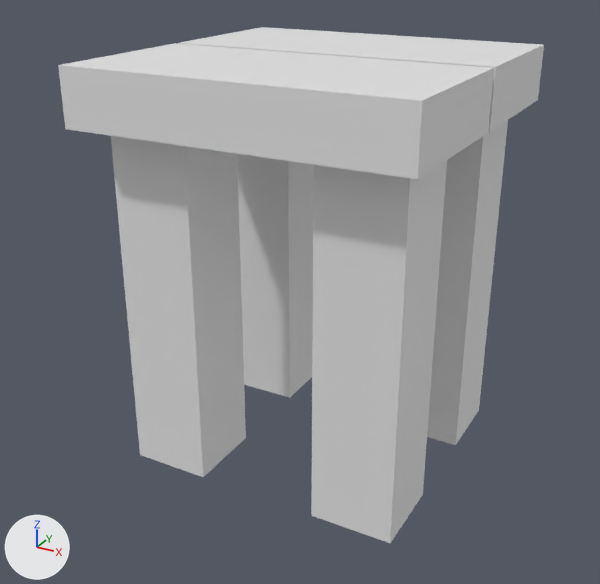
What one commit did to the glTF model art/roblox/kit/M066/meshes/CanvasShelterStool.glb.
Camera for both pictures: a 50 mm camera at (1.33, -2.57, 1.14) aimed at (-0.04, -0.07, -0.11). Arrows for +X, +Y and +Z are at lower left; the lights stay in place. The first picture is the older version. Vertices at exactly the same position are counted once.

In view in the first picture: 'CanvasShelterStool'.
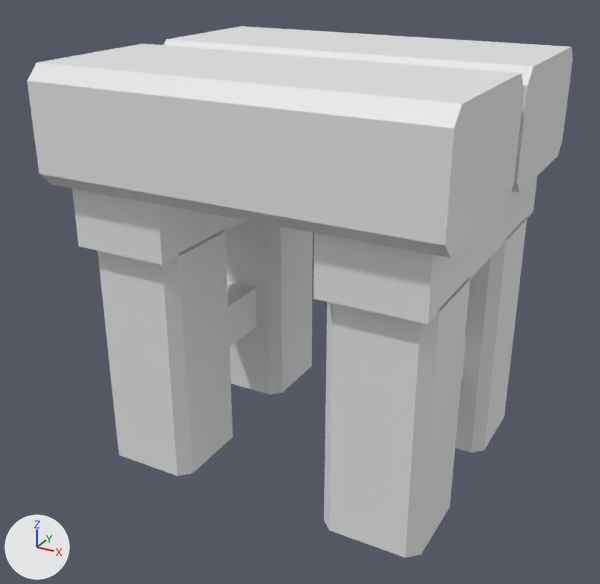
What changed in the scene script:
```text
Change me_canvasshelterstool:
    used by ob_canvasshelterstool; location = (0.0, 0.0, 0.0)
    remove me_canvasshelterstool.from_pydata(...)  # 48 vertices, 72 faces; spans x -0.6..0.6, y -0.61..0.61, z -0.75..0.75
    add me_canvasshelterstool.from_pydata(...)  # 128 vertices, 216 faces; spans x -0.7..0.7, y -0.65..0.65, z -0.75..0.75
    me_canvasshelterstool part 1: a new loose piece, a box spanning x -0.64..-0.28, y -0.57..0.57, z 0.13..0.35
    me_canvasshelterstool part 2: a new loose piece, a box spanning x -0.54..-0.38, y -0.17..0.17, z -0.43..-0.25
    me_canvasshelterstool part 3: a new loose piece, a box spanning x 0.28..0.64, y -0.57..0.57, z 0.13..0.35
    me_canvasshelterstool part 4: the loose piece of 8 vertices spanning x -0.6..0.6, y -0.61..-0.01, z 0.55..0.75 is rebuilt with 16 vertices and now spans x -0.7..0.7, y -0.65..-0.02, z 0.35..0.75
    me_canvasshelterstool part 5: the loose piece of 8 vertices spanning x 0.23..0.53, y 0.18..0.48, z -0.75..0.55 is rebuilt with 16 vertices and now spans x 0.28..0.64, y 0.16..0.52, z -0.75..0.14
    me_canvasshelterstool part 6: the loose piece of 8 vertices spanning x -0.6..0.6, y 0.01..0.61, z 0.55..0.75 is rebuilt with 16 vertices and now spans x -0.7..0.7, y 0.02..0.65, z 0.35..0.75
    me_canvasshelterstool part 7: the loose piece of 8 vertices spanning x -0.53..-0.23, y 0.18..0.48, z -0.75..0.55 is rebuilt with 16 vertices and now spans x -0.64..-0.28, y 0.16..0.52, z -0.75..0.14
    me_canvasshelterstool part 8: the loose piece of 8 vertices spanning x -0.53..-0.23, y -0.48..-0.18, z -0.75..0.55 is rebuilt with 16 vertices and now spans x -0.64..-0.28, y -0.52..-0.16, z -0.75..0.14
    me_canvasshelterstool part 9: the loose piece of 8 vertices spanning x 0.23..0.53, y -0.48..-0.18, z -0.75..0.55 is rebuilt with 16 vertices and now spans x 0.28..0.64, y -0.52..-0.16, z -0.75..0.14
    other edits to the shape of me_canvasshelterstool do not show in these pictures
```

Where the change shows, as pixel boxes (x1, y1, x2, y2) in the pictures (600 x 584 px):
'CanvasShelterStool', reshaped (12% wider)
    before: (58, 27, 544, 543)
    after: (27, 26, 573, 558)
part 1 of me_canvasshelterstool, added
    after: (72, 188, 246, 265)
part 2 of me_canvasshelterstool, added
    after: (227, 282, 257, 347)
part 3 of me_canvasshelterstool, added
    after: (314, 176, 537, 324)
part 4 of me_canvasshelterstool, rebuilt (14% wider, 57% taller)
    before: (58, 43, 494, 179)
    after: (27, 44, 524, 258)
part 5 of me_canvasshelterstool, rebuilt
    before: (427, 120, 508, 445)
    after: (455, 219, 527, 453)
part 6 of me_canvasshelterstool, rebuilt (12% wider, 58% taller)
    before: (178, 27, 544, 132)
    after: (164, 26, 573, 192)
part 7 of me_canvasshelterstool, rebuilt
    before: (237, 154, 314, 398)
    after: (225, 220, 313, 395)
part 8 of me_canvasshelterstool, rebuilt (27% shorter)
    before: (111, 136, 246, 477)
    after: (98, 229, 233, 476)
part 9 of me_canvasshelterstool, rebuilt (7% wider, 27% shorter)
    before: (311, 160, 447, 543)
    after: (324, 278, 470, 558)
